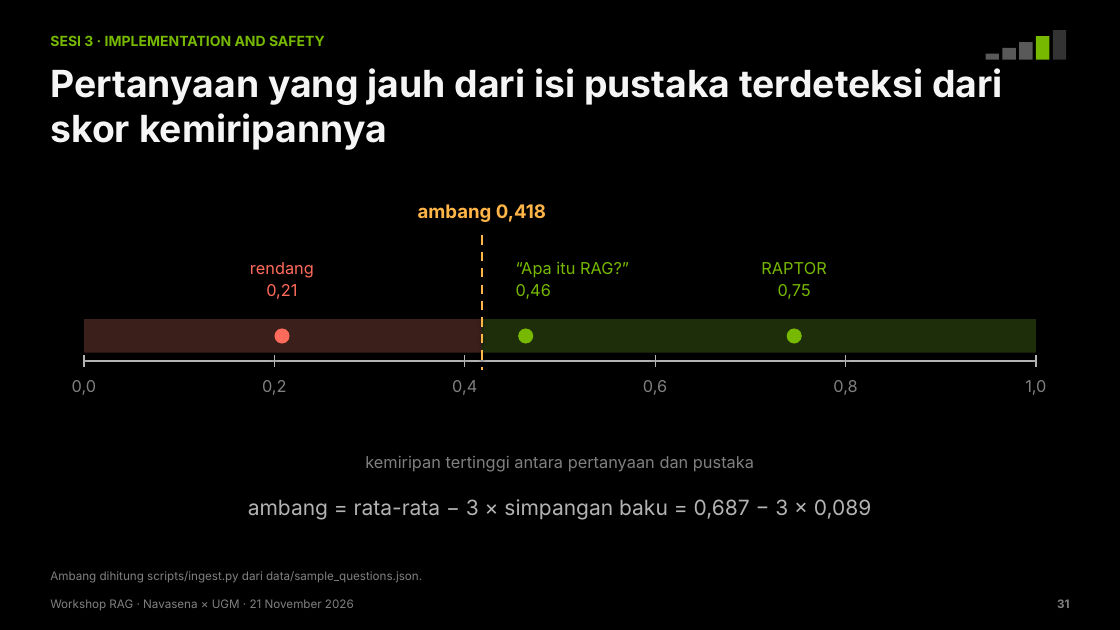
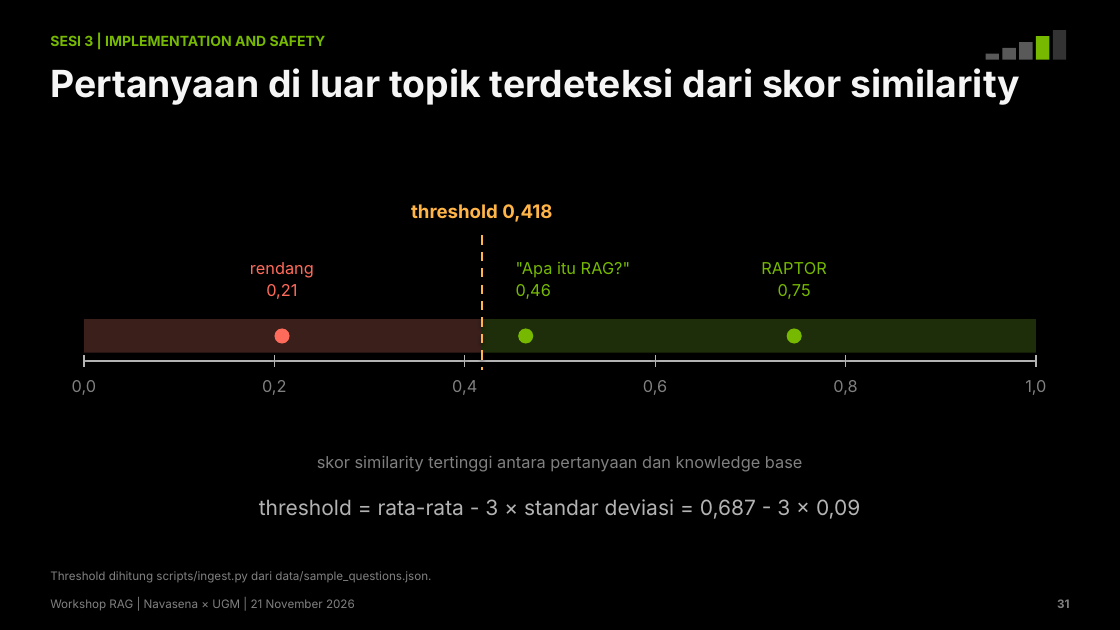
Before and after one commit to chmdznr/navasena-ugm-rag-workshop, a slide deck: slide 31 of slides/dist/Navasena_UGM_Workshop_RAG.pptx. Drawn at 1120x630 pixels with LibreOffice and Linux fonts; fonts in the diff are those of the drawing. Boxes give left, top, right and bottom in pixels: in the first picture for what was removed or moved away, otherwise in the second. Text is boxed around its words. In the diff, an @@ line names an element or a change of style, - is before the commit and + after.

Commit message:
Rapikan bahasa: istilah engineering yang lazim, tanpa terjemahan paksa
- knowledge base, guardrail, email, query, threshold, standar deviasi,
  masking, API key, role, end-to-end menggantikan terjemahan yang kaku
- Judul slide tidak lagi berpola 'X, bukan Y' dan 'tiga ...'
- Tanda baca dibersihkan (titik tengah, em-dash, kutip miring)
- Ingest berjalan dalam satu transaksi supaya aplikasi yang sedang jalan
  tidak melihat data setengah jadi
- Deck dan notebook dibangun ulang dengan hasil gladi terbaru

```diff
--- a/slides/dist/Navasena_UGM_Workshop_RAG.pptx
+++ b/slides/dist/Navasena_UGM_Workshop_RAG.pptx
@@ text at [50, 35, 326, 46]: text changed @@
-SESI 3 · IMPLEMENTATION AND SAFETY
+SESI 3 | IMPLEMENTATION AND SAFETY
@@ text at [50, 68, 1020, 105]: text changed @@
-Pertanyaan yang jauh dari isi pustaka terdeteksi dari skor kemiripannya
+Pertanyaan di luar topik terdeteksi dari skor similarity
@@ text at [411, 204, 552, 222]: text changed @@
-ambang 0,418
+threshold 0,418
@@ text at [516, 262, 630, 278]: text changed @@
-“Apa itu RAG?”
+"Apa itu RAG?"
@@ text at [317, 456, 803, 472]: text changed @@
-kemiripan tertinggi antara pertanyaan dan pustaka
+skor similarity tertinggi antara pertanyaan dan knowledge base
@@ text at [259, 499, 860, 519]: text changed @@
-ambang = rata-rata − 3 × simpangan baku = 0,687 − 3 × 0,089
+threshold = rata-rata - 3 × standar deviasi = 0,687 - 3 × 0,09
@@ text at [50, 599, 355, 611]: text changed @@
-Workshop RAG · Navasena × UGM · 21 November 2026
+Workshop RAG | Navasena × UGM | 21 November 2026
@@ text at [50, 571, 431, 583]: text changed @@
-Ambang dihitung scripts/ingest.py dari data/sample_questions.json.
+Threshold dihitung scripts/ingest.py dari data/sample_questions.json.
```
Also in this commit, not shown: 36 other slides changed, 30 other files.
